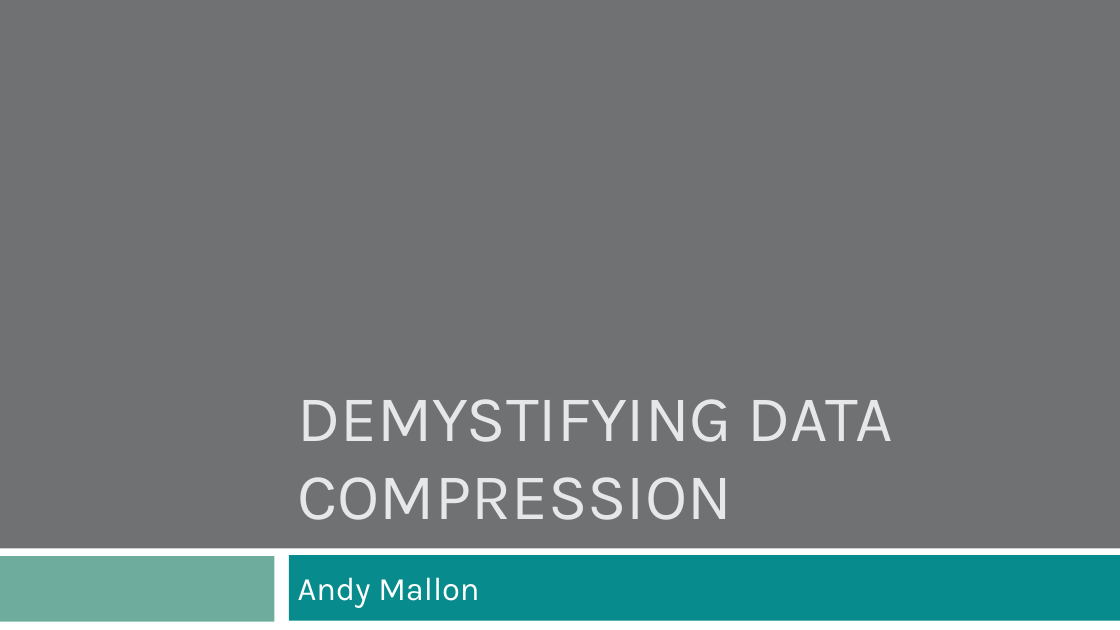
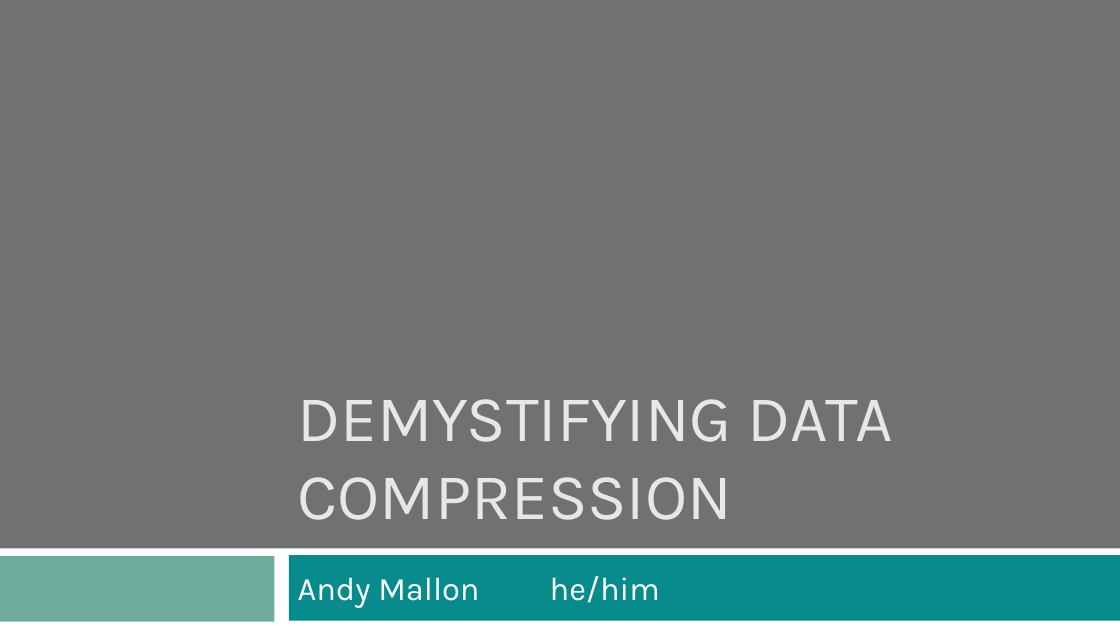
Before and after one commit to amtwo/Presentations, a slide deck: slide 1 of Demystifying-Data-Compression/Data_Compression.pptx. Drawn at 1120x630 pixels with LibreOffice and Linux fonts; fonts in the diff are those of the drawing. Boxes give left, top, right and bottom in pixels: in the first picture for what was removed or moved away, otherwise in the second. Text is boxed around its words. In the diff, an @@ line names an element or a change of style, - is before the commit and + after.

```diff
--- a/Demystifying-Data-Compression/Data_Compression.pptx
+++ b/Demystifying-Data-Compression/Data_Compression.pptx
@@ subtitle at [298,576,660,608]: text changed @@
-Andy Mallon
+Andy Mallon he/him
```
Also in this commit, not shown: 1 other slide changed, 1 slide added, 1 slide removed, 5 other files.
